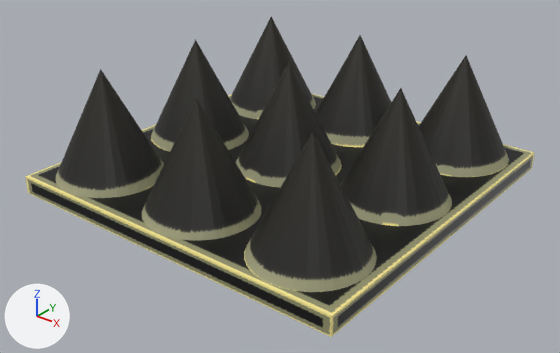
Two versions of the OBJ model projects/resources/thornPanel/thornPanel.obj, one commit apart.
Camera for both pictures: a 50 mm camera at (2.4, -3.07, 0.86) aimed at (0.04, -0.13, -0.97). Lighting does not change. The marker at lower left points along +X, +Y and +Z. Where no turn or scale is listed for an object, it has been applied to the vertices. Vertices at the same position are counted once.

The older version as bpy lines, for what is in view:
```python
mat_material_001 = principled_material('Material.001')
mat_material_001.texture = img_test002_png
me_円錐_005 = bpy.data.meshes.new('円錐.005')
me_円錐_005.from_pydata(...)  # 305 vertices, 570 faces; spans x -1.0..1.0, y -1.0..1.0, z -1.05..-0.36
me_円錐_005.materials.append(mat_material_001)  # picture img_test002_png
ob_円錐_005 = bpy.data.objects.new('円錐.005', me_円錐_005)
ob_円錐_005.location = (0.0, 0.0, 0.0)
```
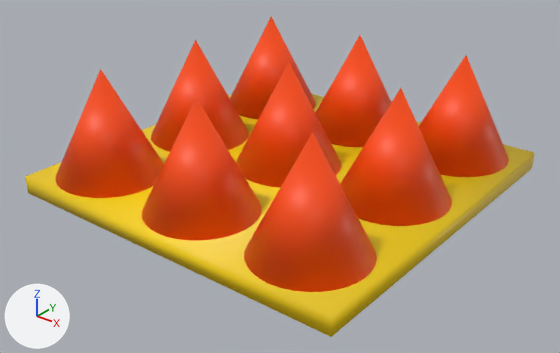
Commit message: thornPanelのモデル差し替え

Diff of the bpy script that builds the scene:
```diff
--- a/projects/resources/thornPanel/thornPanel.obj.py
+++ b/projects/resources/thornPanel/thornPanel.obj.py
@@ img_test003_png @@
+img_test003_png = load_image('test003.png', 'test003.png', 1024, 1024, 'sRGB')
@@ mat_material_001 @@
 mat_material_001 = principled_material('Material.001')
-mat_material_001.texture = img_test002_png
+mat_material_001.texture = img_test003_png
@@ me_円錐_005 @@
 me_円錐_005.from_pydata(...)  # 305 vertices, 570 faces; spans x -1.0..1.0, y -1.0..1.0, z -1.05..-0.36
 # used by ob_円錐_005; location = (0.0, 0.0, 0.0)
+# me_円錐_005 part 1: its shading normals changed
+# me_円錐_005 part 2: texture (UV) coordinates of 567 of 570 faces, centred in x -1.0..1.0, y -1.0..1.0, z -1.02..-0.76, changed; they spanned u 0.0..0.94, v 0.0..1.0 and now span u 0.01..0.99, v 0.0..1.0
 me_円錐_005.materials.append(mat_material_001)
```

Where the change shows, as pixel boxes (x1, y1, x2, y2) in the pictures (560 x 353 px):
'円錐.005', surface changed, shading changed: (25, 17, 535, 337) in both
part 2 of me_円錐_005, surface changed: (25, 17, 535, 337) in both
